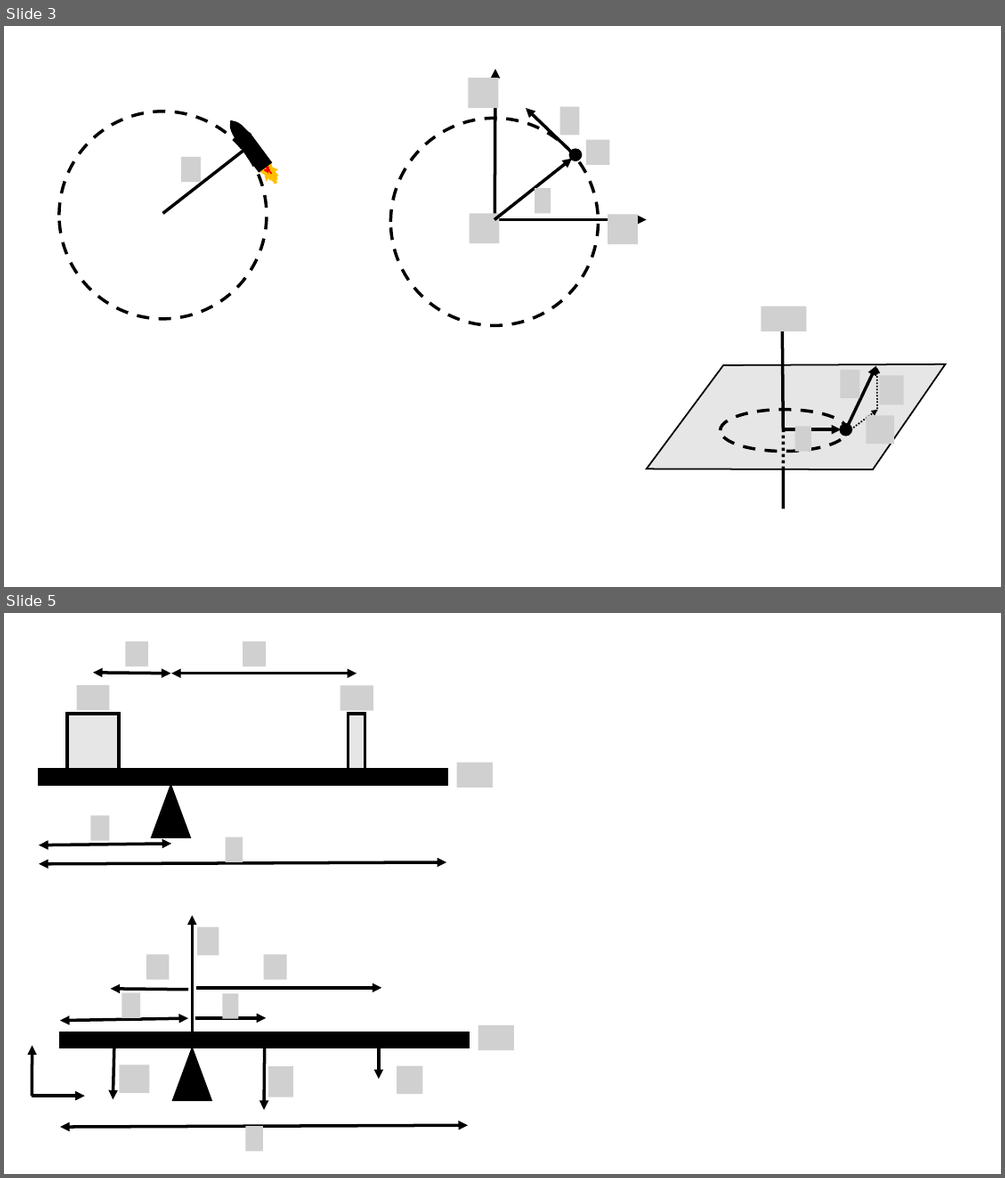
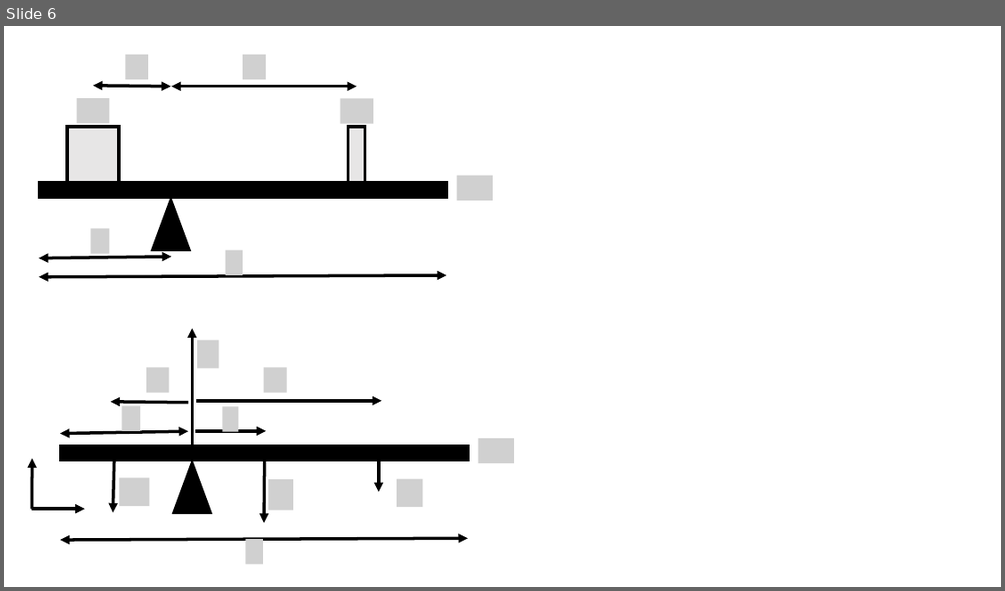
Before and after one commit to OSTP/PhysicsArtofModelling, a slide deck: tex/figures/RotationalDynamics/Figures.pptx. Shown one above the other, each under a label of ours: slides 3 and 5 before the commit, slide 6 after it; the slides between them are not shown. The pictures are 1005x1178 and 1005x591 pixels, drawn with LibreOffice and Linux fonts; fonts in the diff are those of the drawing; grey boxes stand for pictures; background and template pictures are left out. Boxes give left, top, right and bottom in pixels: in the first picture for what was removed or moved away, otherwise in the second. Text is boxed around its words. In the diff, an @@ line names an element or a change of style, - is before the commit and + after.

```diff
--- a/tex/figures/RotationalDynamics/Figures.pptx
+++ b/tex/figures/RotationalDynamics/Figures.pptx
@@ slide 3 removed at [4, 26, 1001, 587], background #FFFFFF @@
@@ group removed at [59, 111, 282, 319]: 1 ellipse, 1 irregular seal, 1 rectangle, 1 freeform shape, 1 line, 1 picture @@
@@ group removed at [390, 69, 647, 325]: 6 pictures, 4 arrows, 2 ellipses @@
@@ group removed at [647, 306, 946, 508]: 5 pictures, 4 arrows, 3 lines, 2 ellipses, 1 freeform shape @@
@@ what was slide 5 is now slide 6 @@
```
Also in this commit, not shown: 3 slides changed, 7 slides added, 16 other files.
